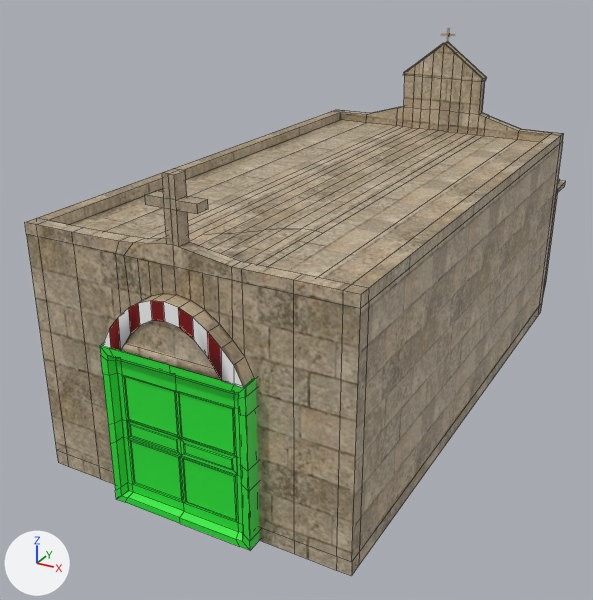
An edit to the Blender file Blender/Church4.blend, drawn before and after from the same camera.
Camera for both pictures: a 50 mm lens placed at (1.69, -2.19, 1.61), pointed at (-0.32, 1.45, -0.21). The lights are fixed; the arrows at lower left show +X, +Y and +Z. Mesh edges are drawn as thin lines on the coarser meshes.

The first picture shows 'ChurchMain', 'Door', 'DoorCross', 's.0305_0_1'.
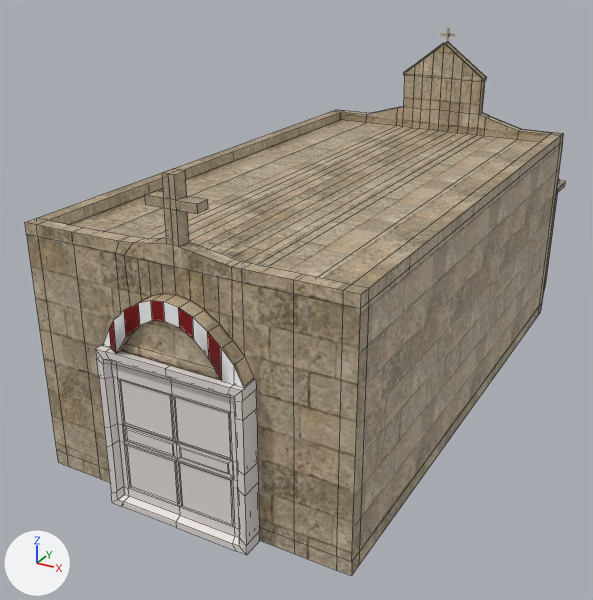
Where the newer file only moved an object's origin or applied its transform, the numbers keep the older frame.

What differs and where, as boxes (x1, y1, x2, y2) in the pictures (593 x 600 px):
```json
{"object": "Door", "change": "recoloured, mesh rescaled", "before": [100, 344, 260, 550], "after": [95, 345, 260, 555], "on screen": "green to white"}
{"part": 1, "of": "me_s_0305", "change": "cut back", "before": [109, 128, 517, 351], "after": [109, 128, 517, 353]}
```

The change, as JSON lines over the scene's bpy script:
```json
{"op": "set", "path": "mat_material.base_color", "old": "(0.0219, 0.8, 0.0406)", "new": "(0.8, 0.744, 0.72)", "note": "green #29e739 -> white #e7e0dd"}
{"block": "me_s_0305", "where": "# used by ob_churchmain; location = (-0.041, 1.8, 0.257); rotation_euler = (1.571, 0.0, -0.0306), in degrees (90, 0, -1.8); scale = (10.0, 10.0, 10.0)"}
{"op": "remove", "block": "me_s_0305", "code": "me_s_0305.from_pydata(...)  # 519 vertices, 464 faces, 10 loose edges; spans x -0.079..0.078, y -0.087..0.083, z -0.188..0.18"}
{"op": "add", "block": "me_s_0305", "code": "me_s_0305.from_pydata(...)  # 511 vertices, 457 faces, 10 loose edges; spans x -0.079..0.078, y -0.087..0.083, z -0.188..0.183"}
{"block": "me_s_0305", "change": "me_s_0305 part 1"}
{"block": "me_s_0305", "change": "8 vertices are removed from x -0.011..0.031, y 0.025, z 0.11..0.138"}
{"block": "me_s_0305", "change": "16 faces are deleted"}
{"block": "me_s_0305", "change": "4 vertices in x -0.021..-0.015, y -0.013..0.007, z 0.18 move by (0.0, 0.0, 0.003)"}
{"block": "me_s_0305", "change": "9 new faces join them"}
{"block": "me_cube", "where": "me_cube.from_pydata(...)  # 164 vertices, 162 faces; spans x -1.54..1.73, y -0.39..0.12, z -2.04..1.9"}
{"block": "me_cube", "where": "# used by ob_door; location = (-0.09, 0.08, -0.23); scale = (0.209, 0.2, 0.189)"}
{"block": "me_cube", "change": "me_cube part 2: the whole mesh is scaled about its middle by (1, 0.948, 1), then moved by (0.0, -0.14, -0.01)"}
```
